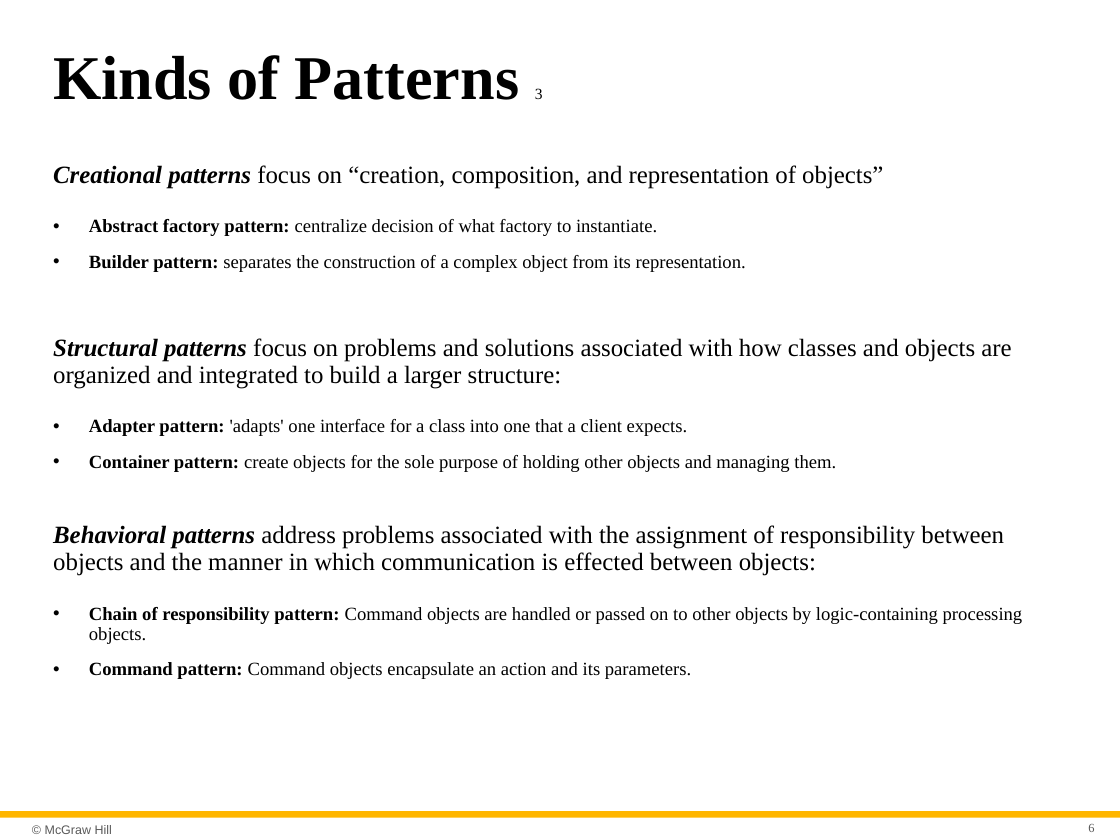
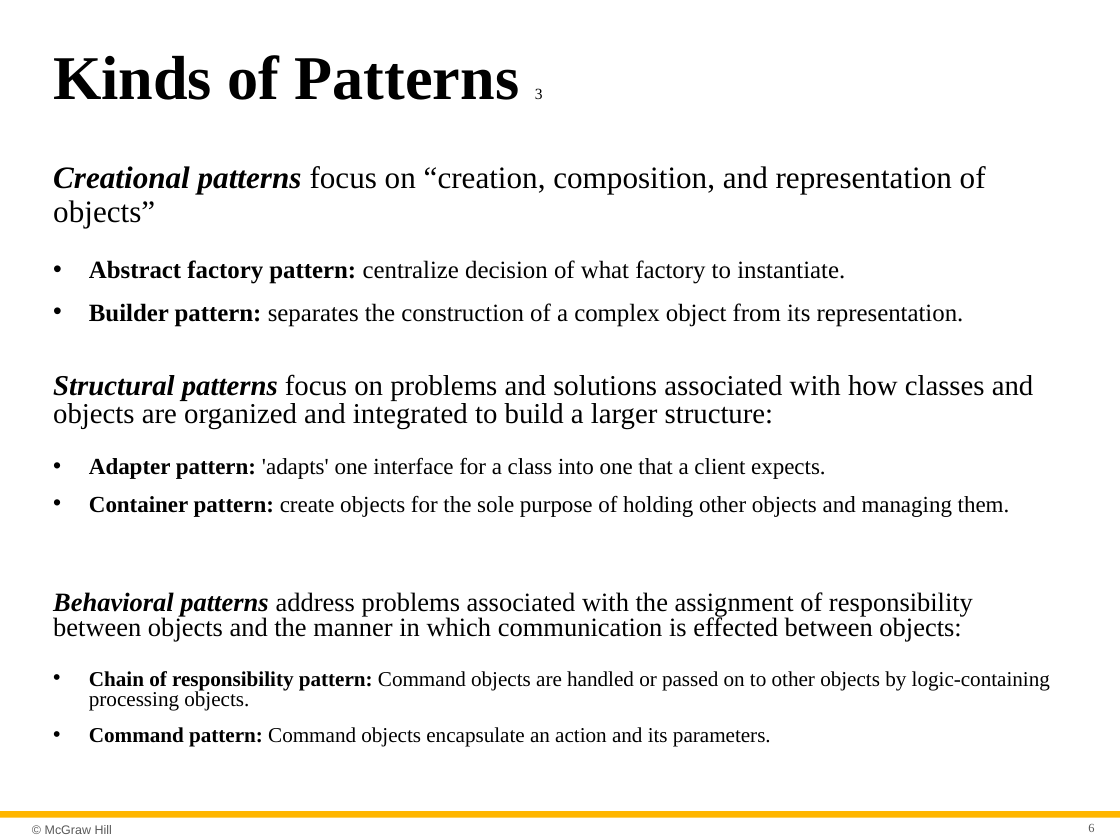
Before and after one commit to walkman617/SE2021, a slide deck: slide 6 of Slides/Part2-Modeling/Pressman_SEPA_9e_Ch014_PPT.pptx. Drawn at 1120x840 pixels with LibreOffice and Linux fonts; fonts in the diff are those of the drawing. Boxes give left, top, right and bottom in pixels: in the first picture for what was removed or moved away, otherwise in the second. Text is boxed around its words. In the diff, an @@ line names an element or a change of style, - is before the commit and + after.

```diff
--- a/Slides/Part2-Modeling/Pressman_SEPA_9e_Ch014_PPT.pptx
+++ b/Slides/Part2-Modeling/Pressman_SEPA_9e_Ch014_PPT.pptx
@@ text "Creational patterns focus on “creation, ..." at (53,166,986,327): size 16 to 20 pt in "Creational patterns focus on “creation, composition, and ..."; size 12 to 16 pt in "Abstract factory pattern: centralize decision of what ...", "Builder pattern: separates the construction of a ..." @@
@@ text "Structural patterns focus on problems ...": place and size @@
-text "Structural patterns focus on problems ..." at (53,338,1011,472)
+text "Structural patterns focus on problems ..." at (53,374,1034,517)
@@ text "Structural patterns focus on problems ..." at (53,374,1034,517): size 16 to 18.5 pt in "Structural patterns focus on problems and solutions ..."; size 12 to 14.8 pt in "Adapter pattern: 'adapts' one interface for a ...", "Container pattern: create objects for the sole ..."; line spacing 0.9 to 0.8 @@
@@ text "Behavioral patterns address problems associated ...": place and size @@
-text "Behavioral patterns address problems associated ..." at (53,525,1023,679)
+text "Behavioral patterns address problems associated ..." at (53,592,1050,747)
@@ text "Behavioral patterns address problems associated ..." at (53,592,1050,747): size 16 to 17 pt in "Behavioral patterns address problems associated with the ..."; size 12 to 13.6 pt in "Chain of responsibility pattern: Command objects are ...", "Command pattern: Command objects encapsulate an action ..."; line spacing 0.9 to 0.8 @@
```
Also in this commit, not shown: 11 other files.
